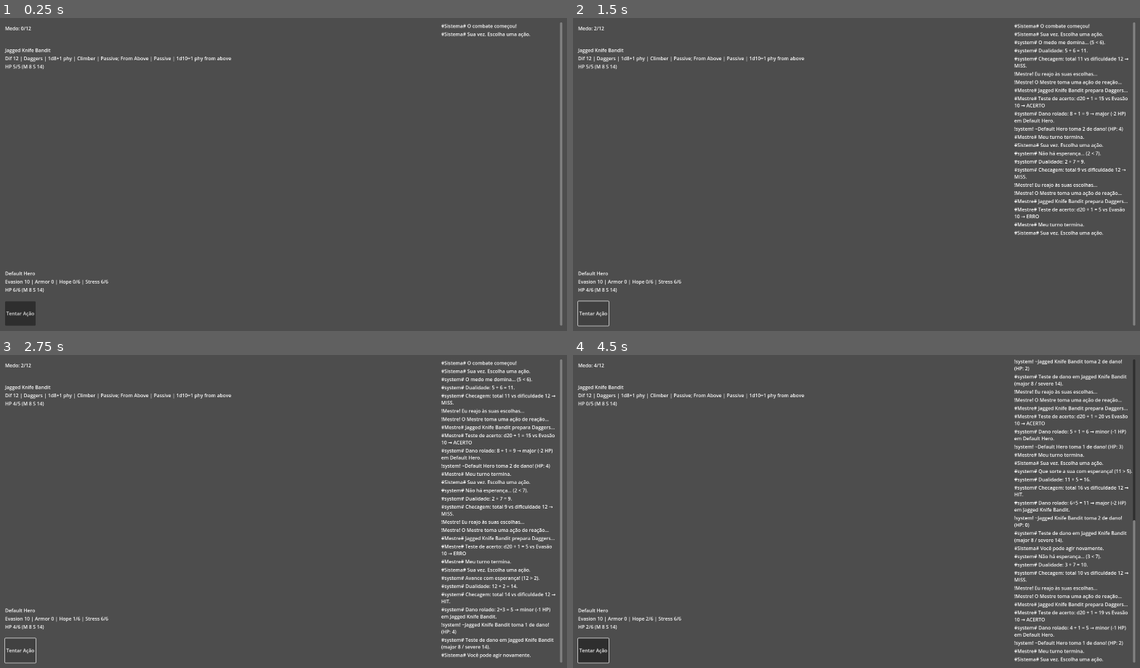
Above: before the commit, frames 1-4 (two rows, left to right).
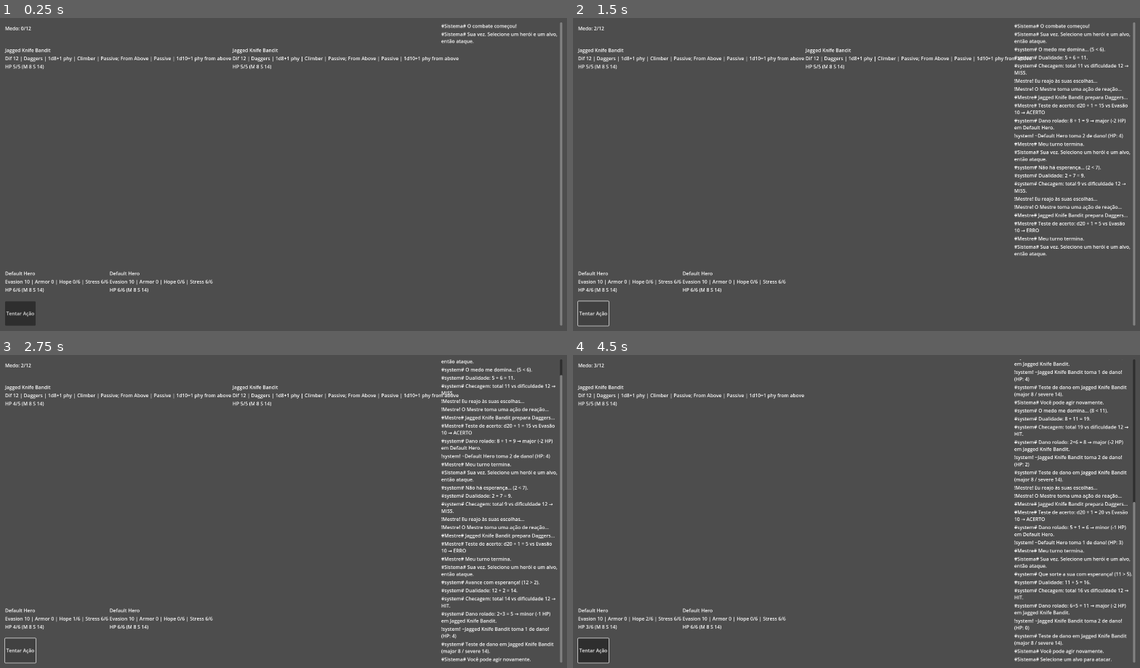
Above: after the commit, the same moments.

Repository: lucsantunes/daggerheart
Game: Godot game, scene res://scenes/CombatScene.tscn
Two runs of this game, one before a commit and one after it. Both use one fixed random seed, a clock stepped at 60 frames per second and the inputs below. The project has no main scene, so this scene is started directly.
Inputs (mouse positions are in pixels of both pictures, inside the frame that each line leads up to):
- Up to frame 1 (0.25 s): no input
- Up to frame 2 (1.5 s): click "Tentar Ação" at 0.5 s; click "Tentar Ação" at 1.25 s
- Up to frame 3 (2.75 s): click "Tentar Ação" at 2 s
- Up to frame 4 (4.5 s): tap Enter at 2.75, 4.25 s; move the mouse to (981, 492) at 2.77 s; tap L at 2.85, 3.6, 4.35 s; click (981, 492) at 2.92 s; tap Space at 3.5 s; move the mouse to (737, 524) at 3.52 s; click (737, 524) at 3.67 s; move the mouse to (913, 436) at 4.27 s; click (913, 436) at 4.42 s

The runs differ from the first frame. In frame 1, 0.7% of the frame differs, in the area x 19-99%, y 4-88%; in frame 2, 5.0%; in frame 3, 7.5%, in the area x 19-100%, y 1-99%; in frame 4, 6.9%.

Commit message:
Enhance combat scene functionality by adding selection signals for player and enemy status panels. Implement validation for selected targets and actors, improving user interaction during combat. Update enemy party initialization to spawn multiple monsters by default, and refine player party setup to ensure two players are created when empty. Additionally, improve monster and player character handling upon defeat, ensuring proper cleanup in the UI.

Diff:
--- a/scripts/combat_scene.gd
+++ b/scripts/combat_scene.gd
@@ -10,7 +10,10 @@
 @onready var player_party = $UI/PlayerParty
 @onready var master_ai = $MasterAI
 @onready var master_status_box = $UI/MasterStatusBox
+@onready var enemy_status_panel = $UI/EnemyStatusPanel
+@onready var player_status_panel = $UI/PlayerStatusPanel
 var current_target: Node = null
+var current_actor: Node = null
 
 
 func _ready():
@@ -23,6 +26,19 @@
 	combat_manager.damage_categorized.connect(_on_damage_categorized)
 	master_ai.fear_changed.connect(_on_master_fear_changed)
 	master_ai.turn_finished.connect(_on_master_turn_finished)
+	# Selection signals from UI panels
+	if enemy_status_panel and enemy_status_panel.has_signal("enemy_selected"):
+		enemy_status_panel.enemy_selected.connect(func(enemy: Node):
+			if enemy and enemy.has_method("apply_hp_loss"):
+				current_target = enemy
+				print("[CombatScene] Target selected:", enemy.data.name)
+		)
+	if player_status_panel and player_status_panel.has_signal("player_selected"):
+		player_status_panel.player_selected.connect(func(pc: Node):
+			if pc and pc.has_method("apply_hp_loss"):
+				current_actor = pc
+				print("[CombatScene] Actor selected:", pc.data.name)
+		)
 
 	# Opening message
 	chat_log.add_entry("Sistema", "O combate começou!", "narration")
@@ -30,16 +46,18 @@
 	# Ensure we start AFTER connections are made
 	turn_manager.start_player_turn()
 
-	# Spawn initial enemy (Bandit)
-	enemy_party.spawn_monster("jagged_knife_bandit")
-	# Set current target as the first enemy for now
+	# Remove old single spawn and let parties spawn multiples in their own _ready
+	# Set default selections if available
 	if enemy_party.get_child_count() > 0:
 		current_target = enemy_party.get_child(0)
 		print("[CombatScene] Current target set to:", current_target)
+	if player_party.get_child_count() > 0:
+		current_actor = player_party.get_child(0)
+		print("[CombatScene] Current actor set to:", current_actor)
 
 func _on_player_turn_started() -> void:
 	action_panel.set_buttons_enabled(true)
-	chat_log.add_entry("Sistema", "Sua vez. Escolha uma ação.", "narration")
+	chat_log.add_entry("Sistema", "Sua vez. Selecione um herói e um alvo, então ataque.", "narration")
 	print("[CombatScene] Player turn started. UI enabled.")
 
 
@@ -52,8 +70,15 @@
 
 func _on_action_pressed(action_id: String) -> void:
 	if action_id == "attempt_action":
+		# Validate selections
+		if current_actor == null or not is_instance_valid(current_actor):
+			chat_log.add_entry("Sistema", "Selecione um herói para agir.", "narration")
+			return
+		if current_target == null or not is_instance_valid(current_target):
+			chat_log.add_entry("Sistema", "Selecione um alvo para atacar.", "narration")
+			return
 		# Perform the core Daggerheart duality roll to resolve the attempt
-		print("[CombatScene] Action pressed: %s" % [action_id])
+		print("[CombatScene] Action pressed: %s by %s vs %s" % [action_id, current_actor.data.name, current_target.data.name])
 		dice_roller.roll_duality(0)
 
 
@@ -76,6 +101,11 @@
 		"total": total
 	})
 
+	# Guard targets that can be gone mid-resolution
+	if current_target == null or not is_instance_valid(current_target):
+		print("[CombatScene] No valid target at resolution time.")
+		return
+
 	# Hit check against current target difficulty
 	var hit_success := false
 	if current_target != null:
@@ -93,7 +123,7 @@
 	# Resolve attack only if hit
 	if hit_success:
 		if current_target != null:
-			combat_manager.resolve_attack(self, current_target, "2d8")
+			combat_manager.resolve_attack(current_actor, current_target, "2d8")
 			# Narrate the raw damage roll context for clarity
 			var mj: int = int(current_target.data.threshold_major)
 			var sv: int = int(current_target.data.threshold_severe)
@@ -119,8 +149,8 @@
 
 	# Hope resource gain for player (once per action outcome)
 	if result_type == "hope":
-		var pc: Node = player_party.get_first_alive_player() if player_party and player_party.has_method("get_first_alive_player") else null
-		if pc and pc.has_method("add_hope"):
+		var pc: Node = current_actor if current_actor and current_actor.has_method("add_hope") else null
+		if pc:
 			pc.add_hope(1)
 			print("[CombatScene] Player gains Hope from hope outcome.")
 
--- a/scripts/enemy_party.gd
+++ b/scripts/enemy_party.gd
@@ -2,6 +2,10 @@
 
 func _ready():
 	print("[EnemyParty] Ready.")
+	# Spawn two monsters by default if empty
+	if get_child_count() == 0:
+		spawn_monster("jagged_knife_bandit")
+		spawn_monster("jagged_knife_bandit")
 
 
 func spawn_monster(monster_id: String) -> Node:
@@ -10,3 +14,12 @@
 	add_child(monster)
 	print("[EnemyParty] Spawned monster id:", monster_id)
 	return monster
+
+
+func get_first_alive_monster() -> Node:
+	for i in get_child_count():
+		var c := get_child(i)
+		if c and c.has_method("apply_hp_loss"):
+			if int(c.current_hp) > 0:
+				return c
+	return null
--- a/scripts/master_ai.gd
+++ b/scripts/master_ai.gd
@@ -19,8 +19,11 @@
 		chat_log.add_entry("Mestre", "O Mestre toma uma ação de reação...", "effect")
 
 	var monster: Node = null
-	if enemy_party and enemy_party.get_child_count() > 0:
-		monster = enemy_party.get_child(0)
+	if enemy_party:
+		if enemy_party.has_method("get_first_alive_monster"):
+			monster = enemy_party.get_first_alive_monster()
+		elif enemy_party.get_child_count() > 0:
+			monster = enemy_party.get_child(0)
 
 	if monster == null:
 		print("[MasterAI] No monsters available. Ending turn.")
--- a/scripts/monster_character.gd
+++ b/scripts/monster_character.gd
@@ -3,6 +3,7 @@
 # Minimal display + state for a monster instance
 signal hp_changed(value: int)
 signal initialized
+signal defeated
 @export var monster_id: String = ""
 
 var data: Dictionary = {}
@@ -46,3 +47,8 @@
 	current_hp = max(0, current_hp - units)
 	hp_changed.emit(current_hp)
 	print("[MonsterCharacter] %s loses %d HP → %d" % [data.name, units, current_hp])
+	if current_hp <= 0:
+		print("[MonsterCharacter] %s defeated." % data.name)
+		emit_signal("defeated")
+		hide()
+		call_deferred("queue_free")
--- a/scripts/player_character.gd
+++ b/scripts/player_character.gd
@@ -73,6 +73,8 @@
 	if current_hp <= 0:
 		emit_signal("defeated")
 		print("[PlayerCharacter] %s defeated." % data.name)
+		hide()
+		call_deferred("queue_free")
 
 
 func add_hope(amount: int) -> void:
--- a/scripts/player_party.gd
+++ b/scripts/player_party.gd
@@ -3,11 +3,19 @@
 func _ready():
 	print("[PlayerParty] Ready.")
 	if get_child_count() == 0:
-		var pc := preload("res://scripts/player_character.gd").new()
-		pc.player_id = "default_hero"
-		pc.render_inline_ui = false
-		add_child(pc)
-		print("[PlayerParty] Spawned player id:", pc.player_id)
+		var PlayerCharacter = preload("res://scripts/player_character.gd")
+		# Spawn two players (using default_hero template for both for now)
+		var pc1 := PlayerCharacter.new()
+		pc1.player_id = "default_hero"
+		pc1.render_inline_ui = false
+		add_child(pc1)
+		print("[PlayerParty] Spawned player id:", pc1.player_id)
+
+		var pc2 := PlayerCharacter.new()
+		pc2.player_id = "default_hero"
+		pc2.render_inline_ui = false
+		add_child(pc2)
+		print("[PlayerParty] Spawned player id:", pc2.player_id)
 
 
 func get_first_alive_player() -> Node:
--- a/scripts/ui_enemy_status_panel.gd
+++ b/scripts/ui_enemy_status_panel.gd
@@ -1,8 +1,11 @@
 extends HBoxContainer
 
 @export var party_path: NodePath
+signal enemy_selected(enemy: Node)
 
 var _bound_monsters: Array = []
+var _card_to_monster: Dictionary = {}
+var _selected_card: VBoxContainer = null
 
 
 func _ready() -> void:
@@ -55,15 +58,36 @@
 		return
 	_bound_monsters.append(mc)
 	var card := _create_card_for(mc)
+	_card_to_monster[card] = mc
 	add_child(card)
 	# Connect updates
 	mc.hp_changed.connect(func(_v): _refresh_card(card, mc))
+	if mc.has_signal("defeated"):
+		mc.defeated.connect(func():
+			# Cleanup card and mappings safely
+			if is_instance_valid(card) and card.get_parent() == self:
+				remove_child(card)
+				card.queue_free()
+			if _selected_card == card:
+				_selected_card = null
+			_card_to_monster.erase(card)
+			_bound_monsters.erase(mc)
+			_update_selection_highlight()
+		)
 	print("[EnemyStatusPanel] Bound monster:", str(mc.data.get("name", "?")))
+	# Click to select target
+	card.gui_input.connect(func(event: InputEvent):
+		if event is InputEventMouseButton and event.pressed and event.button_index == MOUSE_BUTTON_LEFT:
+			_select_card(card)
+			enemy_selected.emit(mc)
+	)
 
 
 func _create_card_for(mc: Node) -> VBoxContainer:
 	var card := VBoxContainer.new()
 	card.name = "EnemyCard_" + str(mc.data.get("name", "?"))
+	card.focus_mode = Control.FOCUS_CLICK
+	card.mouse_filter = Control.MOUSE_FILTER_STOP
 	var name_label := Label.new()
 	name_label.text = str(mc.data.get("name", "?"))
 	var meta := Label.new()
@@ -93,3 +117,18 @@
 	var mj: int = int(mc.data.get("threshold_major", 0))
 	var sv: int = int(mc.data.get("threshold_severe", 0))
 	hp.text = "HP %d/%d (M %d S %d)" % [int(mc.current_hp), int(mc.data.get("hp_max", 0)), mj, sv]
+
+
+func _select_card(card: VBoxContainer) -> void:
+	_selected_card = card
+	_update_selection_highlight()
+
+
+func _update_selection_highlight() -> void:
+	for c in _card_to_monster.keys():
+		if not is_instance_valid(c):
+			continue
+		if c == _selected_card:
+			c.modulate = Color(1, 1, 0.8)
+		else:
+			c.modulate = Color(1, 1, 1)
--- a/scripts/ui_player_status_panel.gd
+++ b/scripts/ui_player_status_panel.gd
@@ -1,8 +1,11 @@
 extends HBoxContainer
 
 @export var party_path: NodePath
+signal player_selected(player: Node)
 
 var _bound_players: Array = []
+var _card_to_player: Dictionary = {}
+var _selected_card: VBoxContainer = null
 
 
 func _ready() -> void:
@@ -26,6 +29,12 @@
 		var pc := party.get_child(i)
 		if pc and pc.has_signal("hp_changed"):
 			_bind_player(pc)
+	# Bind future spawns
+	if party.has_signal("child_entered_tree"):
+		party.child_entered_tree.connect(func(node: Node):
+			if node and node.has_signal("hp_changed"):
+				_bind_player(node)
+		)
 
 
 func _bind_player(pc: Node) -> void:
@@ -34,12 +43,31 @@
 	_bound_players.append(pc)
 	# Build a small card UI for this player
 	var card := _create_card_for(pc)
+	_card_to_player[card] = pc
 	add_child(card)
 
 	# Connect updates
 	pc.hp_changed.connect(func(_v): _refresh_card(card, pc))
 	if pc.has_signal("hope_changed"):
 		pc.hope_changed.connect(func(_v): _refresh_card(card, pc))
+	if pc.has_signal("defeated"):
+		pc.defeated.connect(func():
+			# Cleanup card and mappings safely
+			if is_instance_valid(card) and card.get_parent() == self:
+				remove_child(card)
+				card.queue_free()
+			if _selected_card == card:
+				_selected_card = null
+			_card_to_player.erase(card)
+			_bound_players.erase(pc)
+			_update_selection_highlight()
+		)
+	# Click to select acting player
+	card.gui_input.connect(func(event: InputEvent):
+		if event is InputEventMouseButton and event.pressed and event.button_index == MOUSE_BUTTON_LEFT:
+			_select_card(card)
+			player_selected.emit(pc)
+	)
 
 	print("[PlayerStatusPanel] Bound player:", pc.data.name)
 
@@ -47,6 +75,8 @@
 func _create_card_for(pc: Node) -> VBoxContainer:
 	var card := VBoxContainer.new()
 	card.name = "Card_" + pc.data.name
+	card.focus_mode = Control.FOCUS_CLICK
+	card.mouse_filter = Control.MOUSE_FILTER_STOP
 	var name_label := Label.new()
 	name_label.text = pc.data.name
 	var stats := Label.new()
@@ -73,3 +103,23 @@
 	var mj: int = int(pc.data.threshold_major)
 	var sv: int = int(pc.data.threshold_severe)
 	hp.text = "HP %d/%d (M %d S %d)" % [int(pc.current_hp), int(pc.data.hp_max), mj, sv]
+	# Selection style
+	if _selected_card == card:
+		card.modulate = Color(0.8, 1, 0.8)
+	else:
+		card.modulate = Color(1, 1, 1)
+
+
+func _select_card(card: VBoxContainer) -> void:
+	_selected_card = card
+	_update_selection_highlight()
+
+
+func _update_selection_highlight() -> void:
+	for c in _card_to_player.keys():
+		if not is_instance_valid(c):
+			continue
+		if c == _selected_card:
+			c.modulate = Color(0.8, 1, 0.8)
+		else:
+			c.modulate = Color(1, 1, 1)
